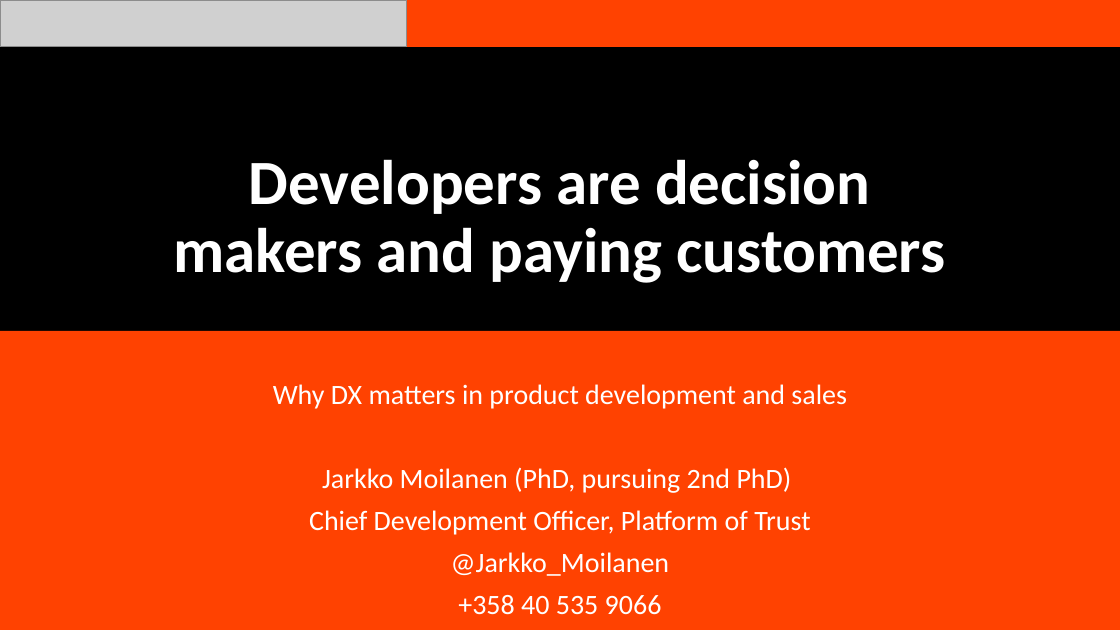
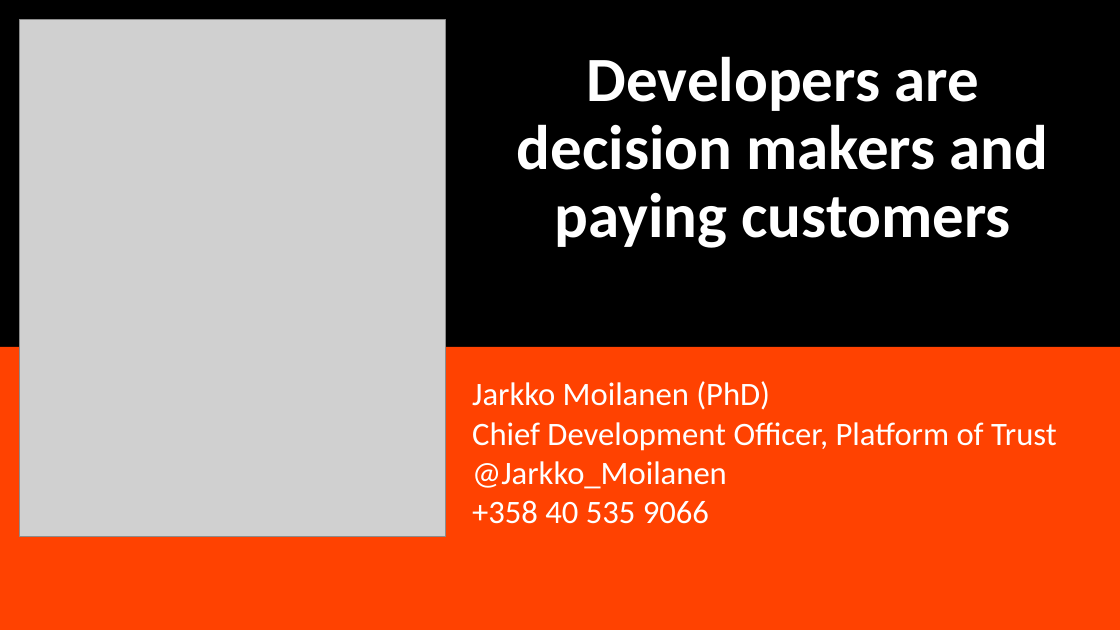
Before and after one commit to kyyberi/dxdoctor, a slide deck: slide 1 of presentations/issue-nov-2019.pptx. Drawn at 1120x630 pixels with LibreOffice and Linux fonts; fonts in the diff are those of the drawing; grey boxes stand for pictures. Boxes give left, top, right and bottom in pixels: in the first picture for what was removed or moved away, otherwise in the second. Text is boxed around its words. In the diff, an @@ line names an element or a change of style, - is before the commit and + after.

```diff
--- a/presentations/issue-nov-2019.pptx
+++ b/presentations/issue-nov-2019.pptx
@@ rectangle removed at [0, 0, 1120, 47] @@
@@ picture removed at [0, 0, 407, 47] @@
@@ picture added at [19, 19, 445, 536] @@
@@ title "Developers are decision makers and ..." rewrapped from [173, 159, 946, 283] to [517, 56, 1049, 248] @@
@@ rectangle: place and size @@
-rectangle at [0, 331, 1120, 630]
+rectangle at [0, 347, 1120, 630]
@@ rectangle at [0, 347, 1120, 630]: subtitle to rectangle @@
@@ text in rectangle at [273, 384, 847, 615]: text removed @@
-Why DX matters in product development and sales
-Jarkko Moilanen (PhD, pursuing 2nd PhD)
-Chief Development Officer, Platform of Trust
-@Jarkko_Moilanen
-+358 40 535 9066
@@ text added at [472, 381, 1057, 524], 28 pt, text #FFFFFF @@
+Jarkko Moilanen (PhD)
+Chief Development Officer, Platform of Trust
+@Jarkko_Moilanen
++358 40 535 9066
```
Also in this commit, not shown: 1 other slide changed, 2 other files.
